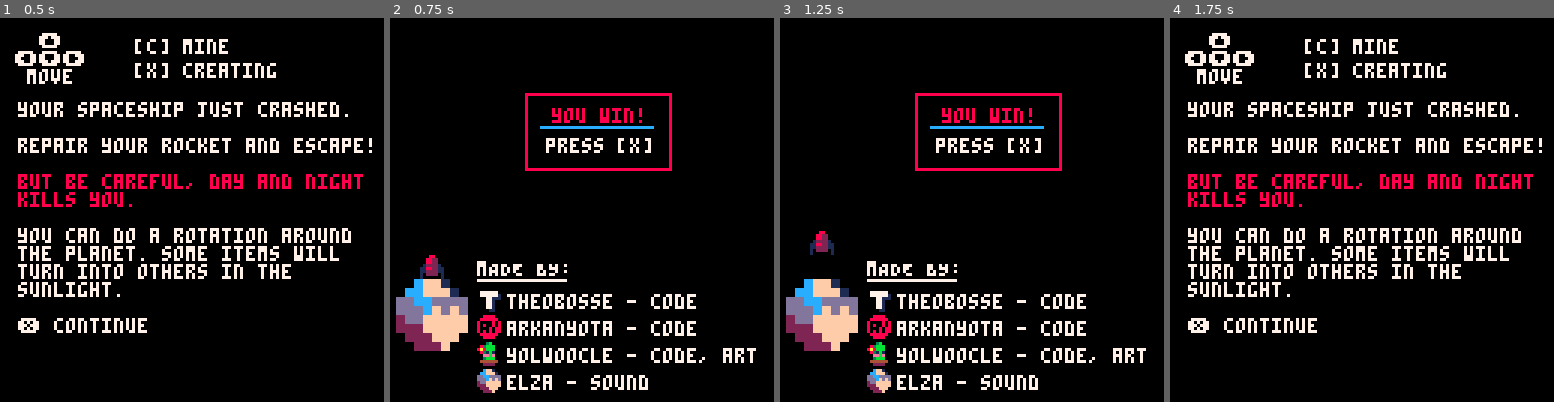
Above: before the commit, frames 1-4 (left to right).
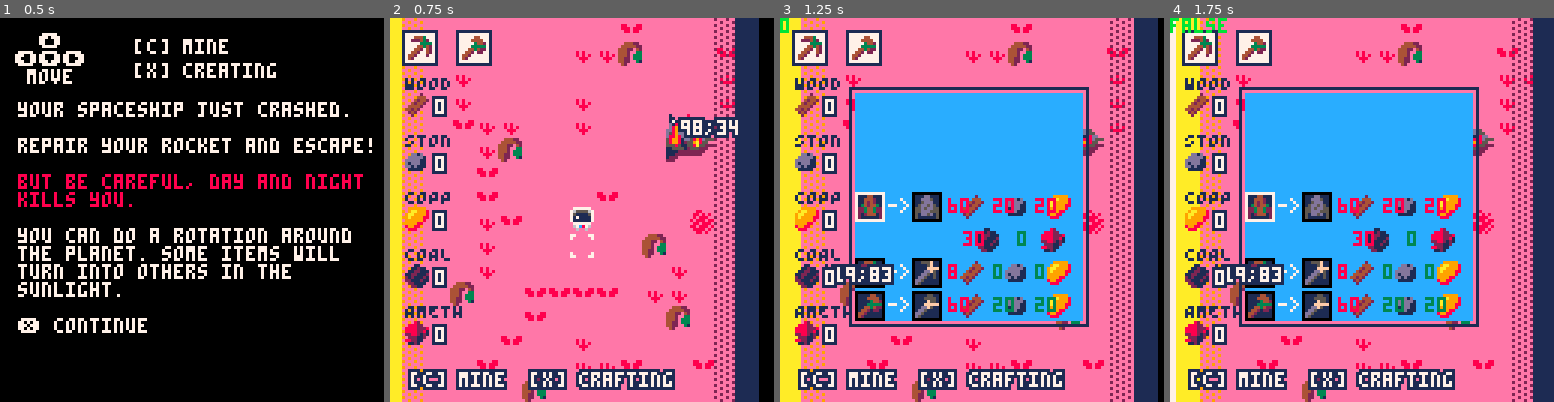
Above: after the commit, the same moments.

Repository: ARKANYOTA/ludumdare47
Game: PICO-8 cartridge arkanv1.p8
The game is run twice, just before and just after one commit, with the same random seed, the same clock (stepped at 60 frames per second) and the same inputs.
Inputs (mouse positions are in pixels of both pictures, inside the frame that each line leads up to):
- Up to frame 1 (0.5 s): tap X (X key) at 0.33 s
- Up to frame 2 (0.75 s): click (670, 121) at 0.67 s; tap O (Z key) at 0.7 s
- Up to frame 3 (1.25 s): tap X (X key) at 1.07 s; click (826, 267) at 1.22 s
- Up to frame 4 (1.75 s): hold Right from 1.6 s (still down); tap O (Z key) at 1.7 s

Frame 1 is identical in both runs. In frame 2, 96% of the frame differs, in the area x 0-97%, y 0-100%; in frame 3, 97%; in frame 4, 99%, in the area x 0-100%, y 0-100%.

Commit message:
final update for me

Diff:
--- a/arkanv1.p8
+++ b/arkanv1.p8
@@ -23,7 +23,7 @@
 sprt=1
 mt=0
 dead=false
-finish=true
+finish=false
 walking=false
 anims={
 	afk=  {1,7,4,9},
@@ -45,7 +45,7 @@
 p=1
 --hache(axe)
 a=1
-f=5
+f=1
 pmax = 3
 amax = 3
 fmax = 4
@@ -212,7 +212,8 @@
 
 		--end
 		mat=mget(cux\8,cuy\8)
-		if btn(🅾️) then
+		if btn(🅾️) and
+		f==5 then
 			if isfuse(mat) then
 			  finish=true
 			end
@@ -428,7 +429,7 @@
   if material==80 then
     return true
   elseif material==81 then
-    return p>0
+    return p>1
   elseif material==82 then
     return p>2
   elseif material==83 then
@@ -497,19 +498,19 @@
 end
 
 --detect if it's rocket
-  function isfuse(mat)
-    for i=74,80 do
-      if mat==i then
-        return true
-      end
+function isfuse(mat)
+  for i=74,80 do
+    if mat==i then
+      return true
     end
-    for i=90,96 do
-      if mat==i then
-        return true
-      end
+  end
+  for i=90,96 do
+    if mat==i then
+      return true
     end
-    return false
   end
+  return false
+end
 
 -->8
 -- menu
